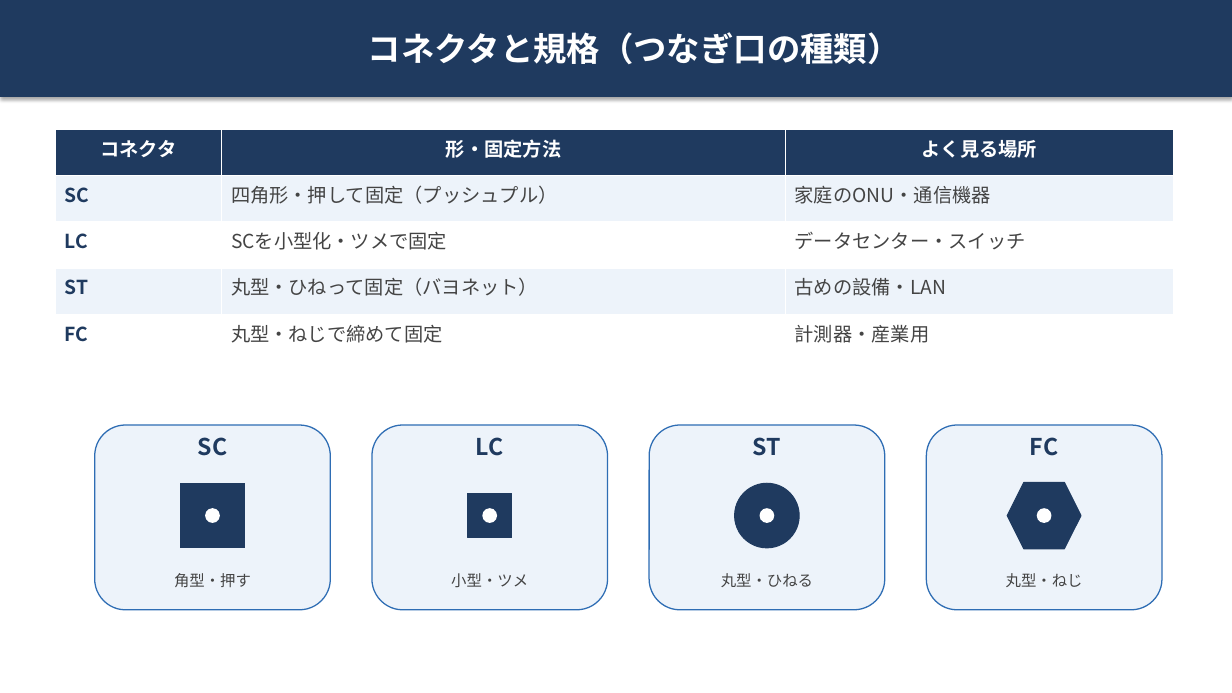
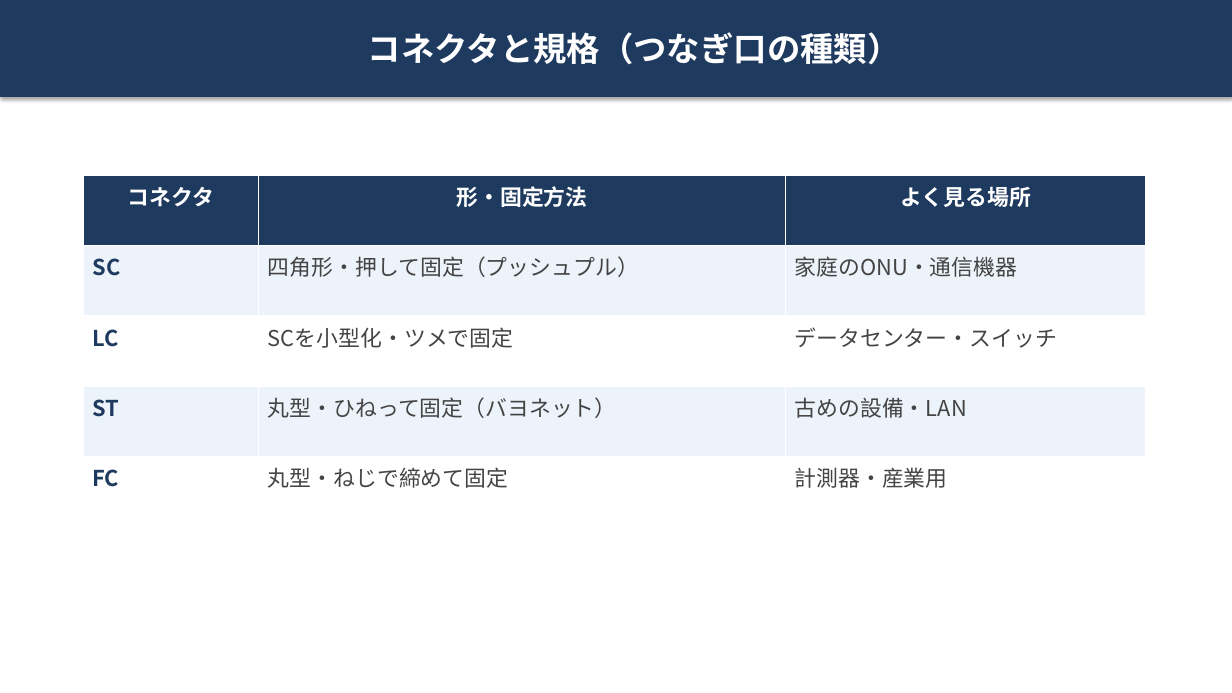
Before and after one commit to tomoyuki0512-hub/test-repository, a slide deck: slide 17 of presentations/optical-fiber-presentation.pptx (slide 18 before the commit). Drawn at 1232x693 pixels with LibreOffice and Linux fonts; fonts in the diff are those of the drawing. Boxes give left, top, right and bottom in pixels: in the first picture for what was removed or moved away, otherwise in the second. Text is boxed around its words. In the diff, an @@ line names an element or a change of style, - is before the commit and + after.

```diff
--- a/presentations/optical-fiber-presentation.pptx
+++ b/presentations/optical-fiber-presentation.pptx
@@ table at <box>83,176,1146,527</box> @@
@@ size 15 to 17 pt @@
@@ table: place and size @@
-table at <box>55,129,1174,360</box>
+table at <box>83,176,1146,527</box>
@@ rounded rectangle removed at <box>94,425,330,610</box> @@
@@ text removed at <box>198,437,228,456</box> @@
-SC
@@ rounded rectangle removed at <box>372,425,608,610</box> @@
@@ text removed at <box>476,437,504,456</box> @@
-LC
@@ rounded rectangle removed at <box>650,425,885,610</box> @@
@@ text removed at <box>753,437,781,456</box> @@
-ST
@@ rounded rectangle removed at <box>927,425,1163,610</box> @@
@@ text removed at <box>1030,437,1058,456</box> @@
-FC
@@ rectangle removed at <box>180,483,245,548</box> @@
@@ ellipse removed at <box>205,508,220,523</box> @@
@@ rectangle removed at <box>468,494,512,538</box> @@
@@ ellipse removed at <box>482,508,497,523</box> @@
@@ ellipse removed at <box>735,483,799,548</box> @@
@@ ellipse removed at <box>760,508,775,523</box> @@
@@ hexagon removed at <box>1007,482,1081,549</box> @@
@@ ellipse removed at <box>1037,508,1052,523</box> @@
@@ text removed at <box>174,573,251,587</box> @@
-角型・押す
@@ text removed at <box>451,573,528,587</box> @@
-小型・ツメ
@@ text removed at <box>721,573,813,587</box> @@
-丸型・ひねる
@@ text removed at <box>1006,573,1083,587</box> @@
-丸型・ねじ
```
Also in this commit, not shown: 1 other slide changed, 1 slide removed, 1 other file.
